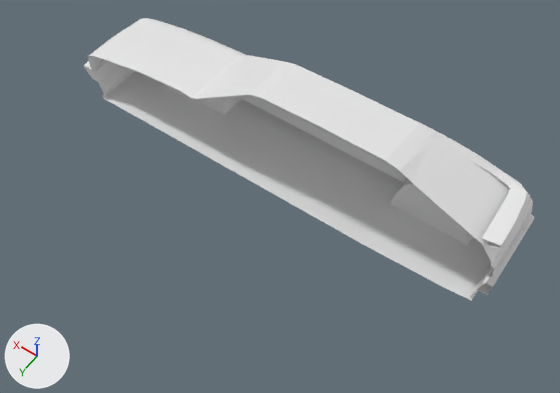
A saved change to the glTF model scirocco.glb.
Before and after are seen from a 50 mm lens placed at (-2.28, 2.97, 4.82), pointed at (-0.26, 0.14, 0.36). Arrows for +X, +Y and +Z are at lower left; the lights stay in place. Where no turn or scale is listed for an object, it has been applied to the vertices. Vertices at the same position are counted once.
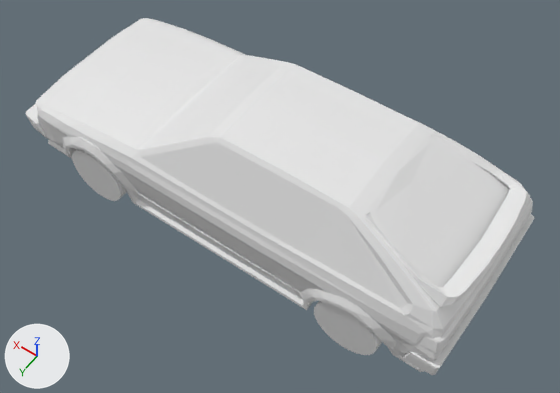
Changed parts and their boxes (x1, y1, x2, y2) in the pictures (560 x 393 px):
'Plane', reshaped (12% wider, 27% taller)
    before: (88, 18, 532, 288)
    after: (35, 18, 532, 362)
'bodykit', reshaped
    before: (99, 67, 491, 301)
    after: (45, 136, 424, 372)
'Spoiler', reshaped (66% wider, 51% taller)
    before: (430, 133, 527, 248)
    after: (365, 133, 527, 307)
'Cylinder.001', reshaped (not visible before)
    after: (314, 301, 382, 355)
'Plane.003', reshaped (133% wider, 98% taller)
    before: (478, 214, 534, 295)
    after: (402, 214, 534, 375)
'Plane.001', reshaped (148% wider, 95% taller)
    before: (488, 198, 533, 278)
    after: (420, 198, 533, 355)
'Cylinder', reshaped (not visible before)
    after: (72, 149, 127, 201)
'Plane.002', reshaped
    before: (84, 60, 124, 84)
    after: (25, 104, 46, 137)
part 1 of me_cube_001, added
    after: (365, 212, 501, 307)
part 2 of me_plane_002, built on
    before: (88, 53, 104, 71)
    after: (35, 53, 492, 362)
part 3 of me_plane_004, added
    after: (45, 136, 424, 372)
part 4 of me_plane, added
    after: (420, 266, 494, 355)
part 5 of me_plane_007, added
    after: (25, 104, 46, 137)
part 6 of me_plane_008, built on
    before: (478, 269, 496, 295)
    after: (402, 271, 496, 375)

The change, as a diff of the scene's bpy script:
```diff
--- a/scirocco.glb.py
+++ b/scirocco.glb.py
@@ me_cube_001 @@
-me_cube_001.from_pydata(...)  # 31 vertices, 56 faces; spans x -1.963..-1.224, y -0.553..0.0, z 0.804..1.061
+me_cube_001.from_pydata(...)  # 58 vertices, 112 faces; spans x -1.963..-1.224, y -0.553..0.553, z 0.804..1.061
+# me_cube_001 part 1
+# 27 vertices are added at x -1.959..-1.224, y 0.177..0.553, z 0.804..1.061
+# 56 new faces join them
@@ me_plane_002 @@
-me_plane_002.from_pydata(...)  # 145 vertices, 229 faces; spans x -1.82..1.75, y -0.7..0.01, z 0.19..1.12
+me_plane_002.from_pydata(...)  # 271 vertices, 458 faces; spans x -1.82..1.75, y -0.7..0.7, z 0.19..1.12
+# me_plane_002 part 2: 2 vertices removed from x 1.74, y 0.01, z 0.42..0.58; 128 vertices added at x -1.82..1.75, y 0.0..0.7, z 0.19..1.11
@@ me_plane_004 @@
-me_plane_004.from_pydata(...)  # 151 vertices, 244 faces; spans x -1.78..1.72, y -0.73..0.01, z 0.12..0.61
+me_plane_004.from_pydata(...)  # 294 vertices, 488 faces; spans x -1.78..1.72, y -0.73..0.73, z 0.12..0.61
+# me_plane_004 part 3: 143 vertices added at x -1.78..1.72, y -0.01..0.73, z 0.12..0.61
@@ me_plane @@
-me_plane.from_pydata(...)  # 130 vertices, 218 faces; spans x -1.834..-1.68, y -0.69..0.0, z 0.529..0.659
+me_plane.from_pydata(...)  # 249 vertices, 436 faces; spans x -1.834..-1.68, y -0.69..0.69, z 0.529..0.659
+# me_plane part 4: 119 vertices added at x -1.831..-1.68, y 0.187..0.69, z 0.529..0.659
@@ me_plane_007 @@
-me_plane_007.from_pydata(...)  # 292 vertices, 580 faces; spans x 1.613..1.833, y -0.694..0.0, z 0.307..0.427
+me_plane_007.from_pydata(...)  # 552 vertices, 1120 faces; spans x 1.613..1.833, y -0.694..0.694, z 0.307..0.427
+# me_plane_007 part 5: 260 vertices added at x 1.613..1.833, y 0.05..0.694, z 0.307..0.427
@@ me_plane_008 @@
-me_plane_008.from_pydata(...)  # 51 vertices, 88 faces; spans x -1.862..-1.617, y -0.713..-0.011, z 0.303..0.438
+me_plane_008.from_pydata(...)  # 90 vertices, 176 faces; spans x -1.862..-1.617, y -0.713..0.713, z 0.303..0.438
+# me_plane_008 part 6
+# 12 vertices are removed from x -1.862..-1.773, y -0.012..-0.011, z 0.318..0.438
+# 23 faces are deleted
+# 51 vertices are added at x -1.862..-1.617, y 0.0..0.713, z 0.303..0.438
+# 111 new faces join them
@@ me_cylinder @@
 me_cylinder.from_pydata(...)  # 64 vertices, 124 faces; spans x 0.805..1.296, y -0.718..-0.495, z 0.002..0.493
+# me_cylinder part 7: a new loose piece, a 32-sided cylinder along y spanning x 0.805..1.296, y 0.495..0.718, z 0.002..0.493
@@ me_cylinder_001 @@
 me_cylinder_001.from_pydata(...)  # 64 vertices, 124 faces; spans x -1.438..-0.948, y -0.718..-0.495, z 0.002..0.493
+# me_cylinder_001 part 8: a new loose piece, a 32-sided cylinder along y spanning x -1.438..-0.948, y 0.495..0.718, z 0.002..0.493
```
